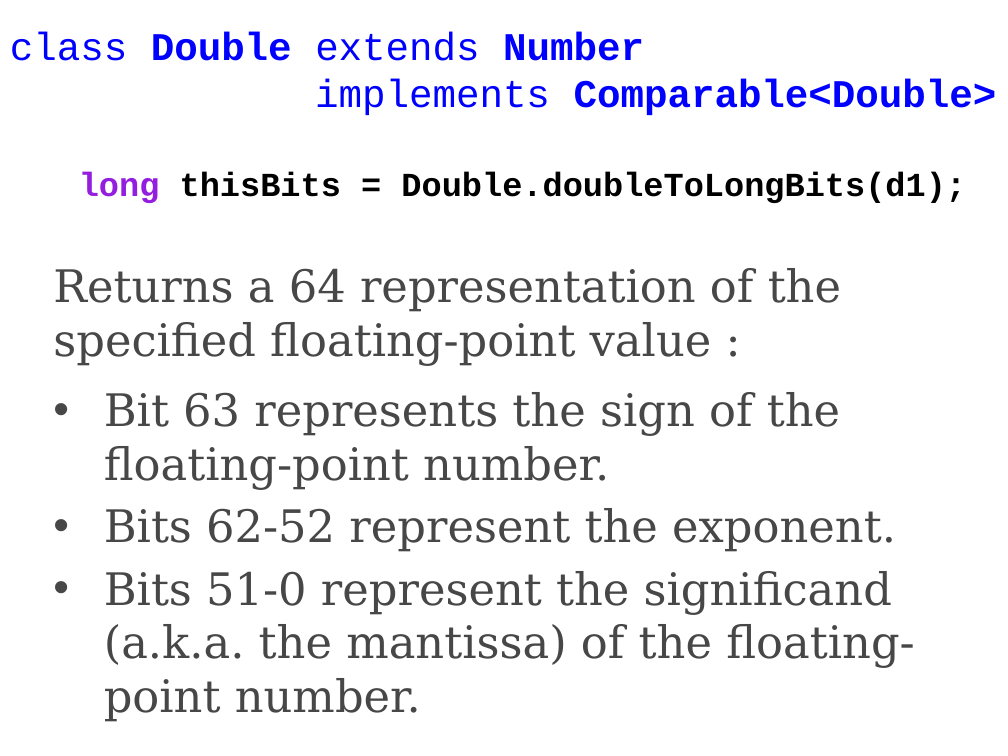
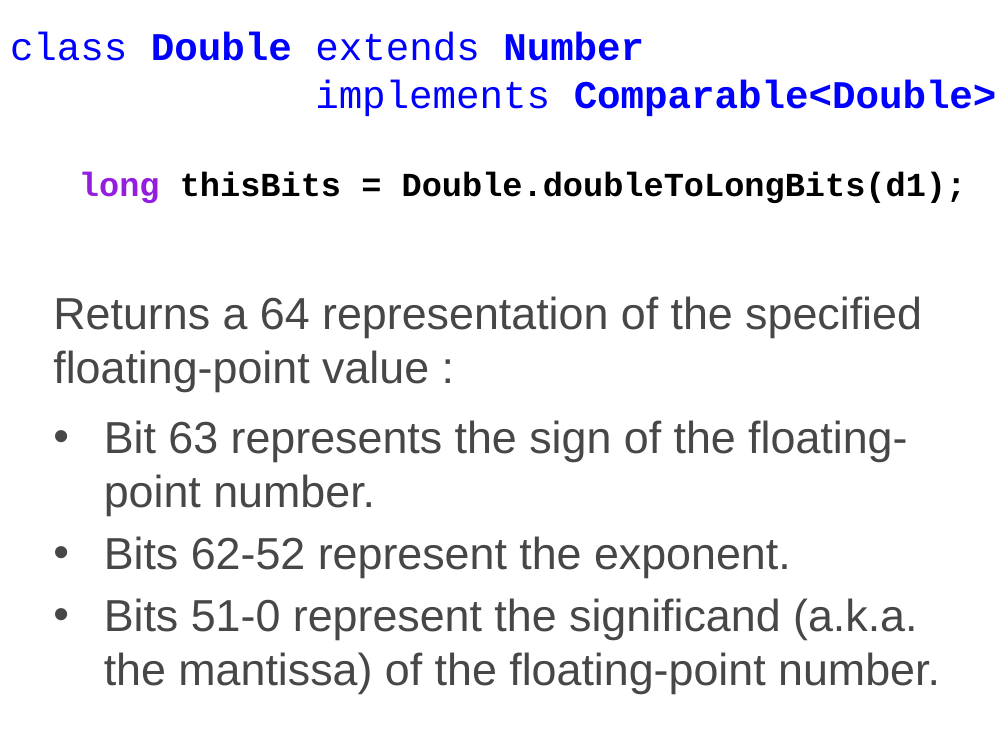
Before and after one commit to Cy-FairCS/cs3, a slide deck: slide 36 of u04b_interfaces/notes/_a_interfaces notes.pptx (slide 41 before the commit). Drawn at 1008x756 pixels with LibreOffice and Linux fonts; fonts in the diff are those of the drawing. Boxes give left, top, right and bottom in pixels: in the first picture for what was removed or moved away, otherwise in the second. Text is boxed around its words. In the diff, an @@ line names an element or a change of style, - is before the commit and + after.

```diff
--- a/u04b_interfaces/notes/_a_interfaces notes.pptx
+++ b/u04b_interfaces/notes/_a_interfaces notes.pptx
@@ text "Returns a 64 representation of ..." at (53, 296, 940, 694): font DejaVu Serif to Arial; less space between paragraphs; more space between paragraphs @@
```
Also in this commit, not shown: 53 other slides changed, 7 slides removed, 1 other file.
